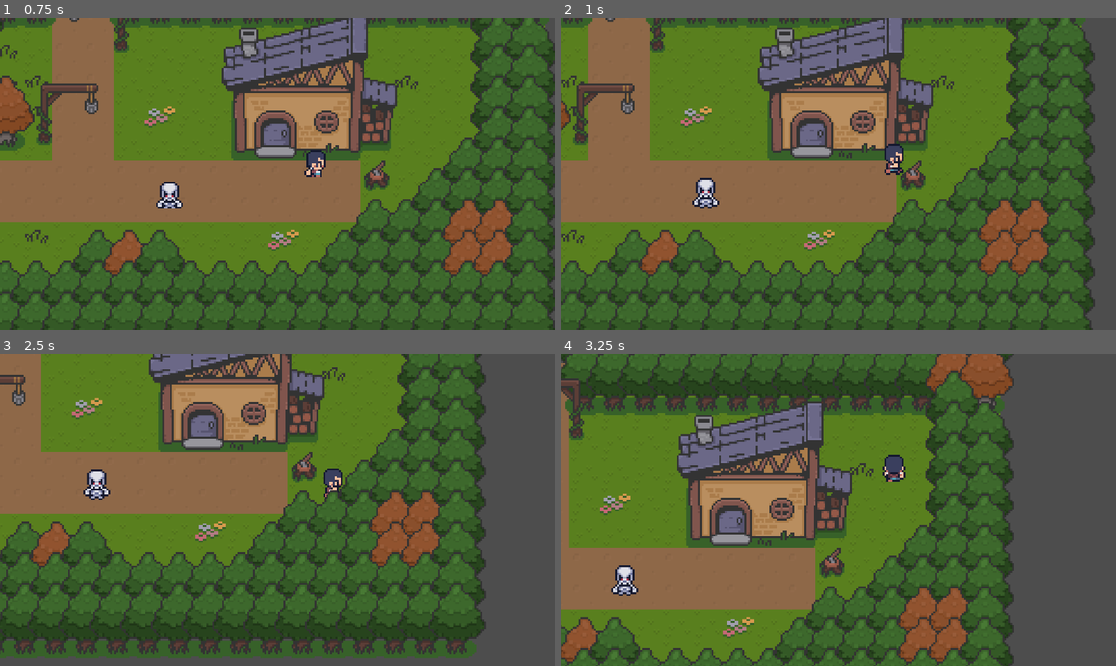
Above: before the commit, frames 1-4 (two rows, left to right).
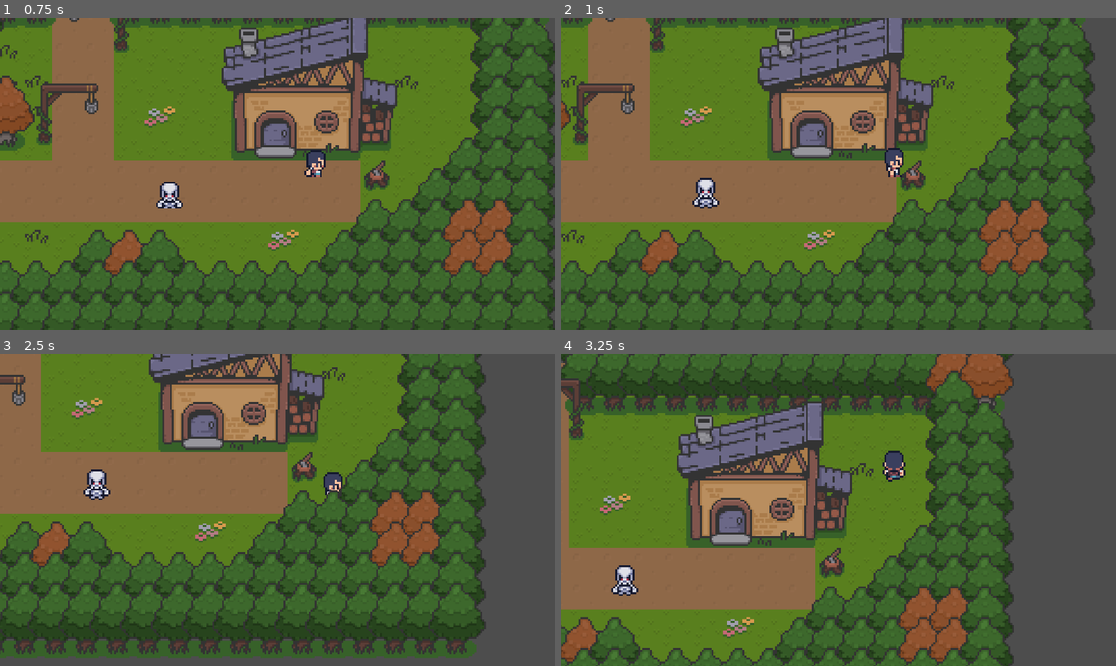
Above: after the commit, the same moments.

Repository: ainsley215/game-pixel
Game: Godot game, scene res://scenes/world.tscn
The game is run twice, just before and just after one commit, with the same random seed, the same clock (stepped at 60 frames per second) and the same inputs.
Inputs:
- Up to frame 1 (0.75 s): hold Right (ui_right) from 0.53 s (still down); tap Space (attack) at 0.6 s
- Up to frame 2 (1 s): keep holding Right (ui_right)
- Up to frame 3 (2.5 s): release Right (ui_right) at 1.28 s; hold Down (ui_down) 1.28-2.03 s; tap Space (attack) at 1.35, 2.1 s; tap Enter at 2 s; hold Right (ui_right) from 2.03 s (still down)
- Up to frame 4 (3.25 s): release Right (ui_right) at 2.78 s; hold Up (ui_up) from 2.78 s (still down); tap Space (attack) at 2.85 s

Frame 1 is identical in both runs. In frame 2, 0.2% of the frame differs, in the area x 58-62%, y 40-52%; in frame 3, 0.1%; in frame 4, 0.2%, in the area x 57-63%, y 30-41%.

Commit message:
add combat system

Diff:
--- a/scenes/player.tscn
+++ b/scenes/player.tscn
@@ -595,7 +595,7 @@
 [node name="AnimatedSprite2D" type="AnimatedSprite2D" parent="."]
 position = Vector2(0, 8)
 sprite_frames = SubResource("SpriteFrames_uygay")
-animation = &"idle_down"
+animation = &"attack_down"
 offset = Vector2(0, -15)
 
 [node name="CollisionShape2D" type="CollisionShape2D" parent="."]
@@ -615,7 +615,7 @@
 wait_time = 0.5
 
 [node name="deal_attack_timer" type="Timer" parent="."]
-wait_time = 0.5
+wait_time = 0.3
 
 [connection signal="body_entered" from="player_hitbox" to="." method="_on_player_hitbox_body_entered"]
 [connection signal="body_exited" from="player_hitbox" to="." method="_on_player_hitbox_body_exited"]
--- a/scenes/skeleton.tscn
+++ b/scenes/skeleton.tscn
@@ -421,7 +421,11 @@
 position = Vector2(0, -6)
 shape = SubResource("CircleShape2D_i0f3v")
 
+[node name="take_damage_cooldown" type="Timer" parent="."]
+wait_time = 0.5
+
 [connection signal="body_entered" from="detection_area" to="." method="_on_detection_area_body_entered"]
 [connection signal="body_exited" from="detection_area" to="." method="_on_detection_area_body_exited"]
 [connection signal="body_entered" from="skeleton_hitbox" to="." method="_on_skeleton_hitbox_body_entered"]
 [connection signal="body_exited" from="skeleton_hitbox" to="." method="_on_skeleton_hitbox_body_exited"]
+[connection signal="timeout" from="take_damage_cooldown" to="." method="_on_take_damage_cooldown_timeout"]
--- a/scripts/player.gd
+++ b/scripts/player.gd
@@ -1,4 +1,10 @@
 extends CharacterBody2D
+
+var skeleton_inattack_range = false
+var skeleton_attack_cooldown = true
+var health = 100
+var player_alive = true
+var attack_ip = false
 
 const speed = 100
 var current_dir = "none"
@@ -8,6 +14,14 @@
 
 func _physics_process(delta):
 	player_movement(delta)
+	skeleton_attack()
+	attack()
+
+	if health <= 0:
+		player_alive = false # add end screen
+		health = 0
+		print("player has been killed")
+		self.queue_free()
 
 func player_movement(delta):
 
@@ -47,25 +61,96 @@
 		if movement == 1:
 			anim.play("walk_right")
 		elif movement == 0:
-			anim.play("idle_right")
+			if attack_ip == false:
+				anim.play("idle_right")
 
 	if dir == "left":
 		anim.flip_h = false
 		if movement == 1:
 			anim.play("walk_left")
 		elif movement == 0:
-			anim.play("idle_left")
+			if attack_ip == false:
+				anim.play("idle_left")
 
 	if dir == "down":
 		anim.flip_h = true
 		if movement == 1:
 			anim.play("walk_down")
 		elif movement == 0:
-			anim.play("idle_down")
+			if attack_ip == false:
+				anim.play("idle_down")
 
 	if dir == "up":
 		anim.flip_h = true
 		if movement == 1:
 			anim.play("walk_up")
 		elif movement == 0:
-			anim.play("idle_up")
+			if attack_ip == false:
+				anim.play("idle_up")
+
+func player():
+	pass
+
+func _on_player_hitbox_body_entered(body):
+	if body.has_method("skeleton"):
+		skeleton_inattack_range = true
+
+func _on_player_hitbox_body_exited(body):
+	if body.has_method("skeleton"):
+		skeleton_inattack_range = false
+
+func skeleton_attack():
+	if skeleton_inattack_range and skeleton_attack_cooldown == true:
+		health = health - 10
+		skeleton_attack_cooldown = false
+		$attack_cooldown.start()
+		print(health)
+
+func _on_attack_cooldown_timeout():
+	skeleton_attack_cooldown = true
+
+func attack():
+	var dir = current_dir
+
+	# pakai flip_h
+	#if Input.is_action_just_pressed("attack"):
+		#global.player_current_attack = true
+		#attack_ip = true
+		#if dir == "right":
+			#$AnimatedSprite2D.flip_h = false
+			#$AnimatedSprite2D.play("attack_right")
+			#$deal_attack_timer.start()
+		#if dir == "left":
+			#$AnimatedSprite2D.flip_h = true
+			#$AnimatedSprite2D.play("attack_left")
+			#$deal_attack_timer.start()
+		#if dir == "down":
+			#$AnimatedSprite2D.play("attack_down")
+			#$deal_attack_timer.start()
+		#if dir == "up":
+			#$AnimatedSprite2D.play("attack_up")
+			#$deal_attack_timer.start()
+
+	# gak pakai flip_h
+	if Input.is_action_just_pressed("attack"):
+		global.player_current_attack = true
+		attack_ip = true
+
+		var anim = $AnimatedSprite2D
+
+		match dir:
+			"right":
+				anim.play("attack_right")
+			"left":
+				anim.play("attack_left")
+			"down":
+				anim.play("attack_down")
+			"up":
+				anim.play("attack_up")
+
+		$deal_attack_timer.start()
+
+func _on_deal_attack_timer_timeout():
+	$deal_attack_timer.stop()
+	global.player_current_attack = false
+	attack_ip = false
--- a/scripts/skeleton.gd
+++ b/scripts/skeleton.gd
@@ -4,10 +4,15 @@
 var player_chase = false
 var player = null
 var last_dir = "down"
-
 var last_flip = false
+var health = 100
+var player_inattack_zone = false
+var can_take_damage = true
 
 func _physics_process(delta):
+
+	deal_with_damage()
+
 	#if player_chase:
 		#position += (player.position - position)/speed
 		#
@@ -98,3 +103,27 @@
 func _on_detection_area_body_exited(body):
 	player = null
 	player_chase = false
+
+func skeleton():
+	pass
+
+func _on_skeleton_hitbox_body_entered(body):
+	if body.has_method("player"):
+		player_inattack_zone = true
+
+func _on_skeleton_hitbox_body_exited(body):
+	if body.has_method("player"):
+		player_inattack_zone = false
+
+func deal_with_damage():
+	if player_inattack_zone and global.player_current_attack == true:
+		if can_take_damage == true:
+			health = health - 20
+			$take_damage_cooldown.start()
+			can_take_damage = false
+			print("skeleton health = ", health)
+			if health <= 0:
+				self.queue_free()
+
+func _on_take_damage_cooldown_timeout():
+	can_take_damage = true
